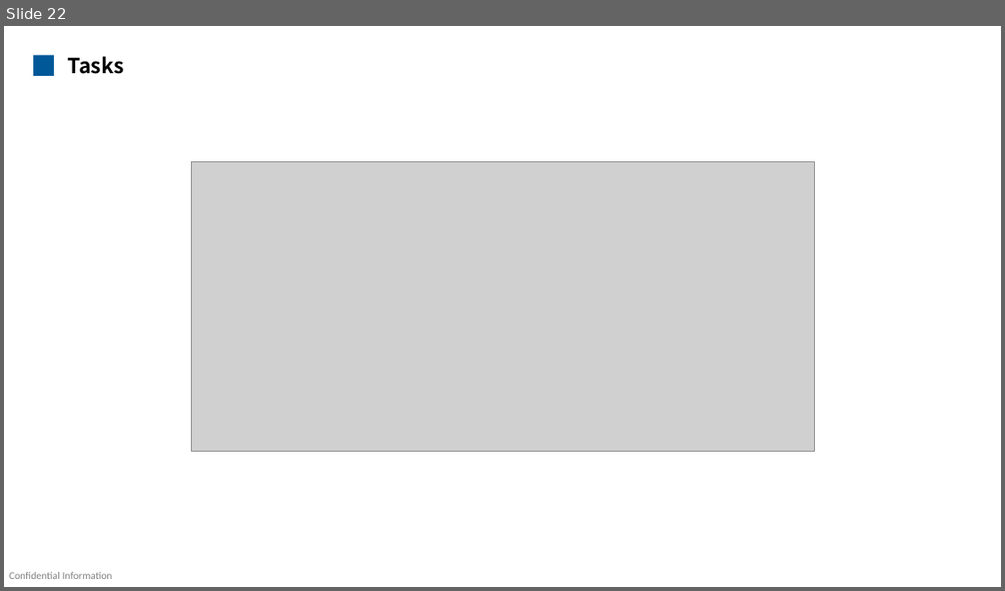
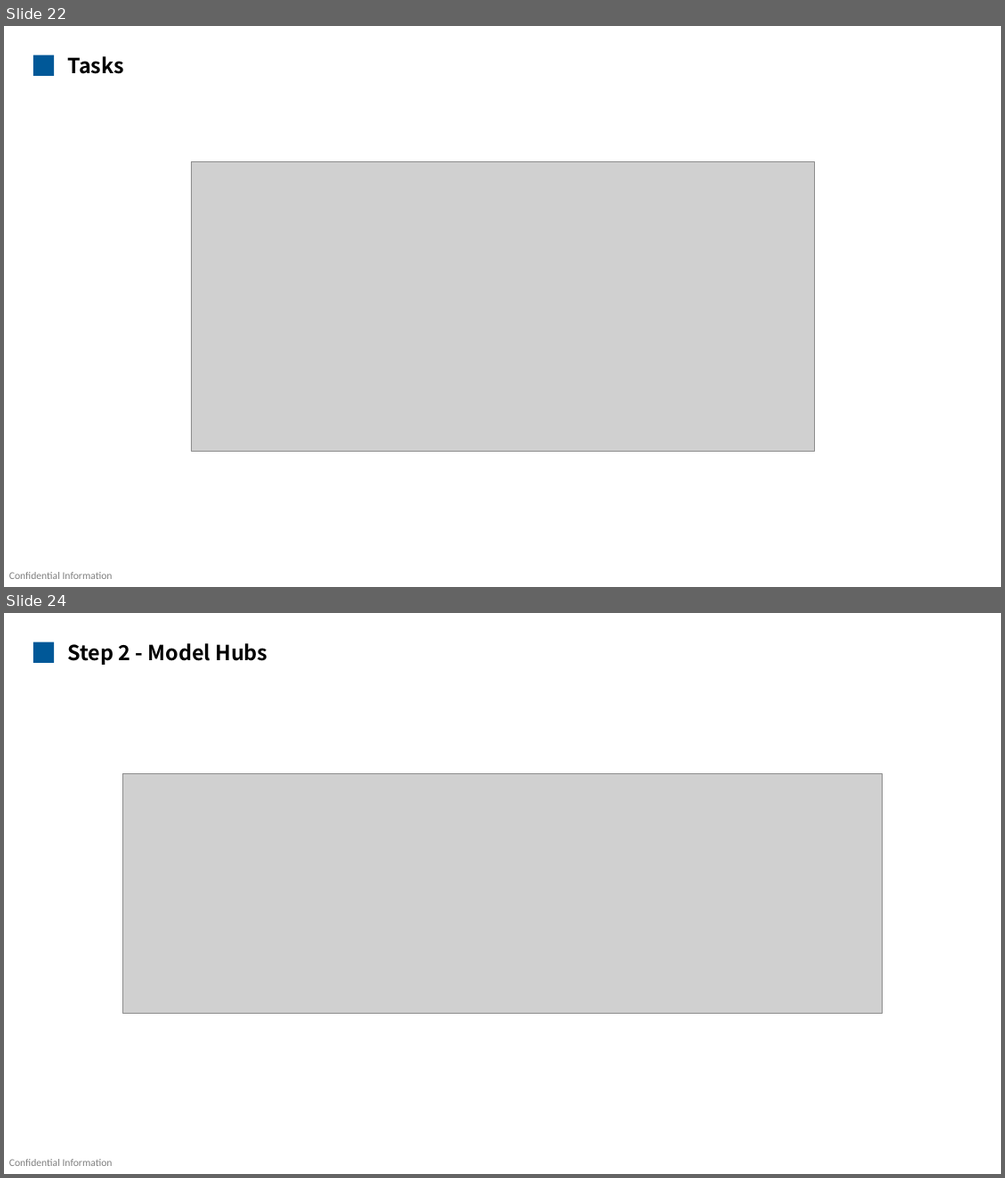
Before and after one commit to mengqinxue/KBase, a slide deck: 01_Data_Scientist/LLM/1-Basics.pptx. Shown one above the other, each under a label of ours: slide 22 before the commit, slides 22 and 24 after it; the slides between them are not shown. The pictures are 1005x591 and 1005x1178 pixels, drawn with LibreOffice and Linux fonts; fonts in the diff are those of the drawing; grey boxes stand for pictures. Boxes give left, top, right and bottom in pixels: in the first picture for what was removed or moved away, otherwise in the second. Text is boxed around its words. In the diff, an @@ line names an element or a change of style, - is before the commit and + after.

```diff
--- a/01_Data_Scientist/LLM/1-Basics.pptx
+++ b/01_Data_Scientist/LLM/1-Basics.pptx
@@ slide 24 added at [4,613,1001,1174], background #FFFFFF; not listed: 1 template element that a slide beside it also shows @@
@@ rectangle added at [33,642,54,663], fill #005898 @@
@@ text added at [67,643,267,665], 20 pt, text #000000, bold @@
+Step 2 - Model Hubs
@@ picture added at [123,774,882,1013] @@
```
Also in this commit, not shown: 47 other slides added.
